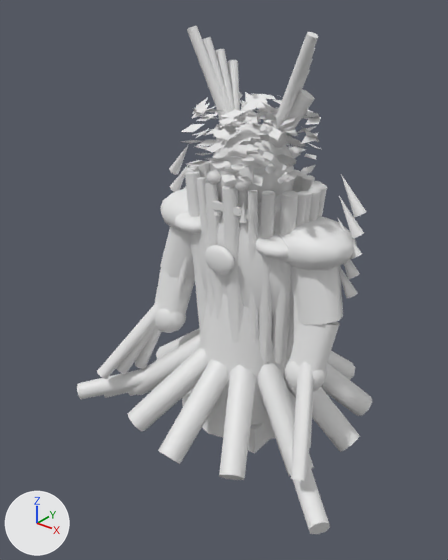
What one commit did to the glTF model assets/model-specialist-rootColossusRooted.glb.
The view is the same before and after, from a 50 mm lens placed at (34.1, -46.9, 43.0), pointed at (-1.3, -2.7, 15.6). The lights are fixed; the arrows at lower left show +X, +Y and +Z. The older version comes first. Materials are left out; every surface is plain grey. Vertices at exactly the same position are counted once.
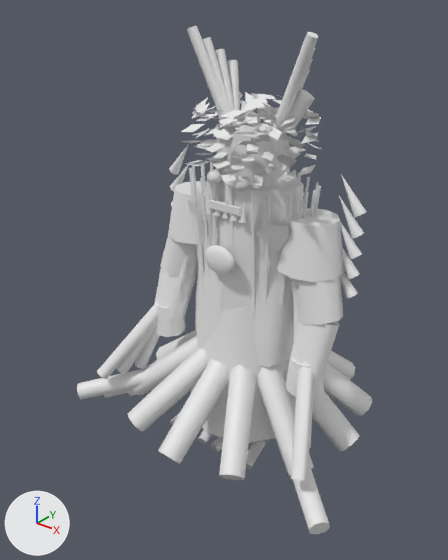
Pixel boxes [x1, y1, x2, y2] of what changed, in the pictures (448 x 560 px; the box of a moved part takes in the faces that stretch with it):
'Mesh_5', reshaped
    before: [169, 144, 366, 358]
    after: [169, 144, 366, 339]
'Mesh_6', reshaped
    before: [175, 212, 288, 260]
    after: [187, 199, 290, 256]
part 1 of me_mesh_0, added
    after: [155, 302, 186, 337]
part 2 of me_mesh_0, added
    after: [286, 357, 324, 398]
part 3 of me_mesh_0, rebuilt
    before: [211, 123, 295, 209]
    after: [216, 122, 290, 187]
part 4 of me_mesh_0, rebuilt
    before: [278, 217, 356, 270]
    after: [277, 208, 345, 282]
part 5 of me_mesh_0, rebuilt
    before: [160, 189, 191, 234]
    after: [168, 181, 207, 245]
part 6 of me_mesh_0, moved or reshaped
    before: [155, 161, 327, 463]
    after: [172, 162, 321, 463]
part 7 of me_mesh_0, reshaped
    before: [182, 390, 270, 453]
    after: [170, 414, 269, 469]
part 8 of me_mesh_5, moved or reshaped
    before: [189, 165, 322, 358]
    after: [192, 166, 319, 324]

Edits to the bpy script that builds the scene:
```text
Change me_mesh_0:
    used by ob_mesh_0; location = (0.0, 0.0, 0.0)
    remove me_mesh_0.from_pydata(...)  # 1914 vertices, 3398 faces; spans x -16.6..16.6, y -13.8..13.8, z -1.5..39.2
    add me_mesh_0.from_pydata(...)  # 1636 vertices, 2942 faces; spans x -16.6..16.6, y -13.8..13.8, z -2.5..39.2
    me_mesh_0 part 1: a new loose piece, a 10-sided cut cone along z (radius 1.9 at the low end, 1.5 at the high end) spanning x -10.8..-7.2, y -4.9..-1.1, z 7.3..10.7
    me_mesh_0 part 2: a new loose piece, a 10-sided cut cone along z (radius 1.9 at the low end, 1.5 at the high end) spanning x 7.2..10.8, y -4.9..-1.1, z 7.3..10.7
    me_mesh_0 part 3: the loose piece of 104 vertices spanning x -4.1..4.1, y -3.9..3.9, z 20.9..31.1 is rebuilt with 54 vertices and now spans x -4.1..4.1, y -3.5..3.5, z 21.5..30.5
    me_mesh_0 part 4: the loose piece of 100 vertices spanning x 2.8..11.2, y -3.8..3.8, z 18.7..23.3 is rebuilt with 32 vertices and now spans x 3.9..10.1, y -3.3..3.3, z 18.5..23.5
    me_mesh_0 part 5: the loose piece of 100 vertices spanning x -11.2..-2.8, y -3.8..3.8, z 18.7..23.3 is rebuilt with 32 vertices and now spans x -10.1..-3.9, y -3.3..3.3, z 18.5..23.5
    me_mesh_0 part 6: 1 vertex moved within x 1.5, y -3.0, z 8.0; 530 vertices removed from x -11.0..11.0, y -5.0..4.8, z 7.0..27.1; 342 vertices added at x -7.1..7.2, y -4.8..4.8, z 8.0..26.0
    me_mesh_0 part 7: 16 vertices removed from x -5.0..5.0, y -5.5..1.5, z -1.5..1.5; 204 vertices added at x -5.7..5.7, y -7.2..-0.3, z -2.5..1.8
    other edits to the shape of me_mesh_0 do not show in these pictures
Change me_mesh_5:
    used by ob_mesh_5; location = (0.0, 0.0, 0.0)
    remove me_mesh_5.from_pydata(...)  # 342 vertices, 588 faces; spans x -11.6..11.6, y -4.4..4.5, z 7.9..27.7
    add me_mesh_5.from_pydata(...)  # 342 vertices, 588 faces; spans x -11.6..11.6, y -4.0..4.1, z 8.0..27.7
    me_mesh_5 part 8: 128 of 342 vertices moved; they spanned x -7.4..7.2, y -4.4..4.5, z 7.9..26.1 and now span x -7.0..6.9, y -4.0..4.1, z 8.0..26.0; mean shift (0.0, 0.0, 0.0); largest move (-4.1, -1.6, 8.1) -> (-4.5, -1.6, 8.0)
Change me_mesh_6:
    used by ob_mesh_6; location = (0.0, 0.0, 0.0)
    remove me_mesh_6.from_pydata(...)  # 172 vertices, 336 faces; spans x -7.5..7.5, y -4.8..0.8, z 19.9..22.1
    add me_mesh_6.from_pydata(...)  # 40 vertices, 20 faces; spans x -6.0..6.0, y -3.6..-2.4, z 19.7..23.2
    me_mesh_6 part 9: the whole mesh is rebuilt
```
